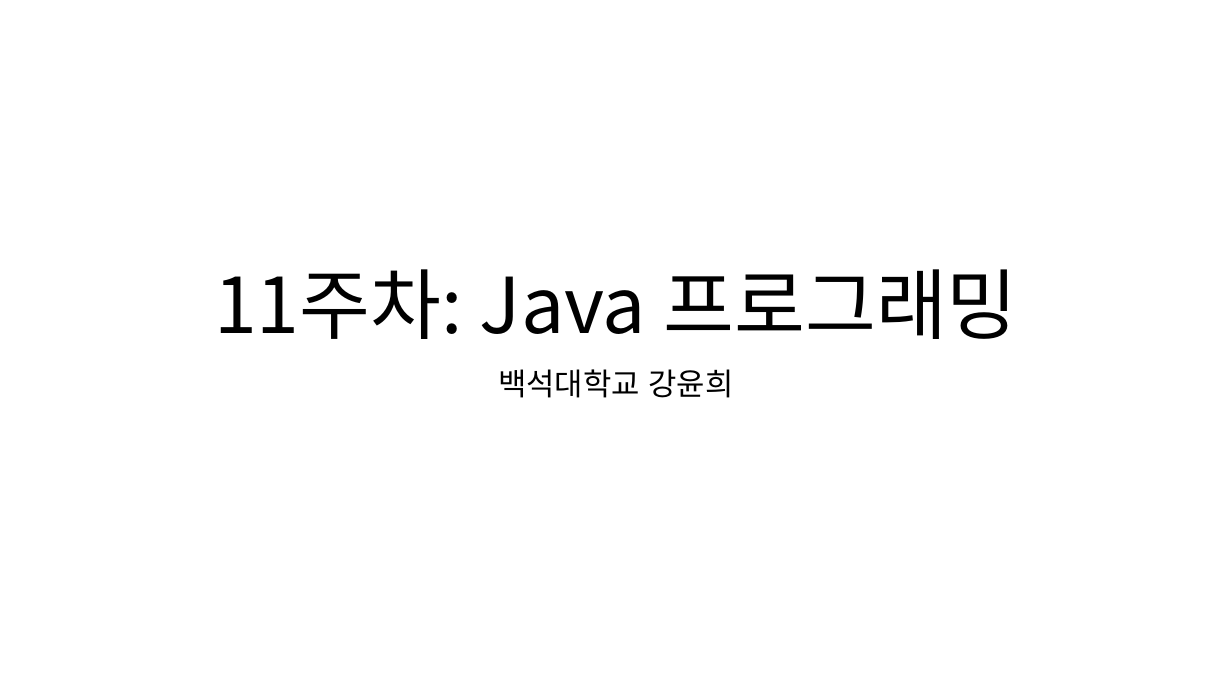
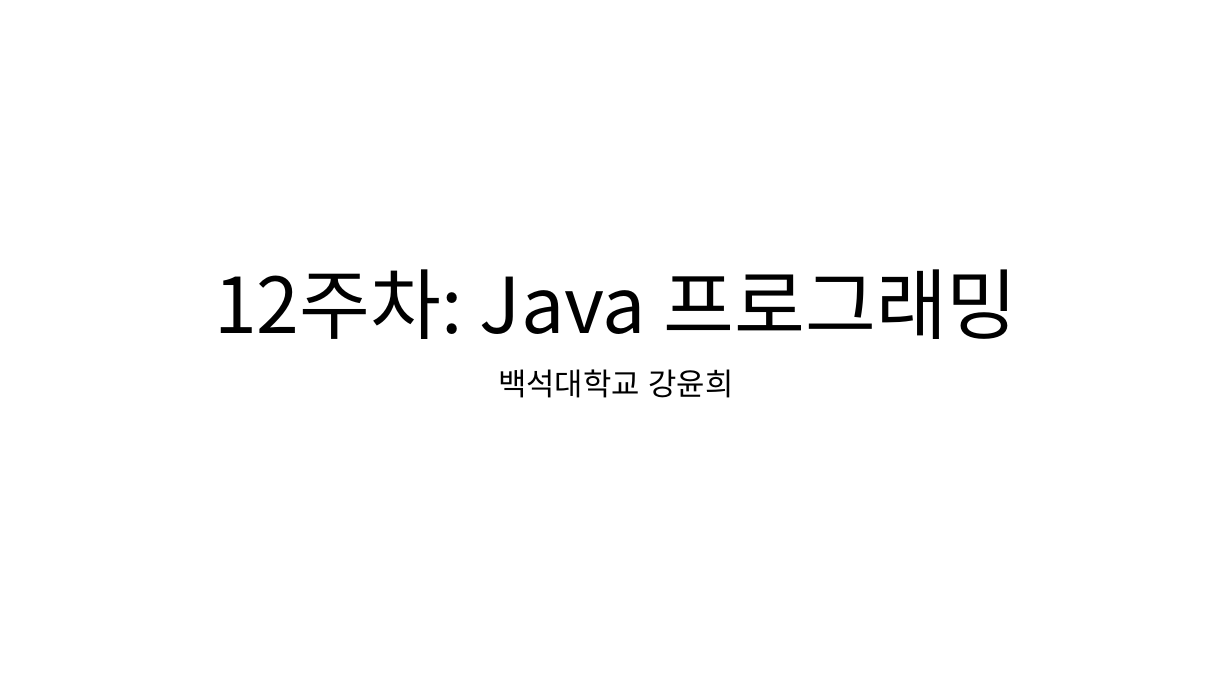
Before and after one commit to iceman67/JAVA, a slide deck: slide 1 of 12주차-Java 프로그래밍.pptx. Drawn at 1232x693 pixels with LibreOffice and Linux fonts; fonts in the diff are those of the drawing. Boxes give left, top, right and bottom in pixels: in the first picture for what was removed or moved away, otherwise in the second. Text is boxed around its words. In the diff, an @@ line names an element or a change of style, - is before the commit and + after.

```diff
--- a/12주차-Java 프로그래밍.pptx
+++ b/12주차-Java 프로그래밍.pptx
@@ title at bbox=[214, 269, 1018, 339]: text changed @@
-11주차: Java 프로그래밍
+12주차: Java 프로그래밍
```
Also in this commit, not shown: 1 other slide changed, 3 slides added.
